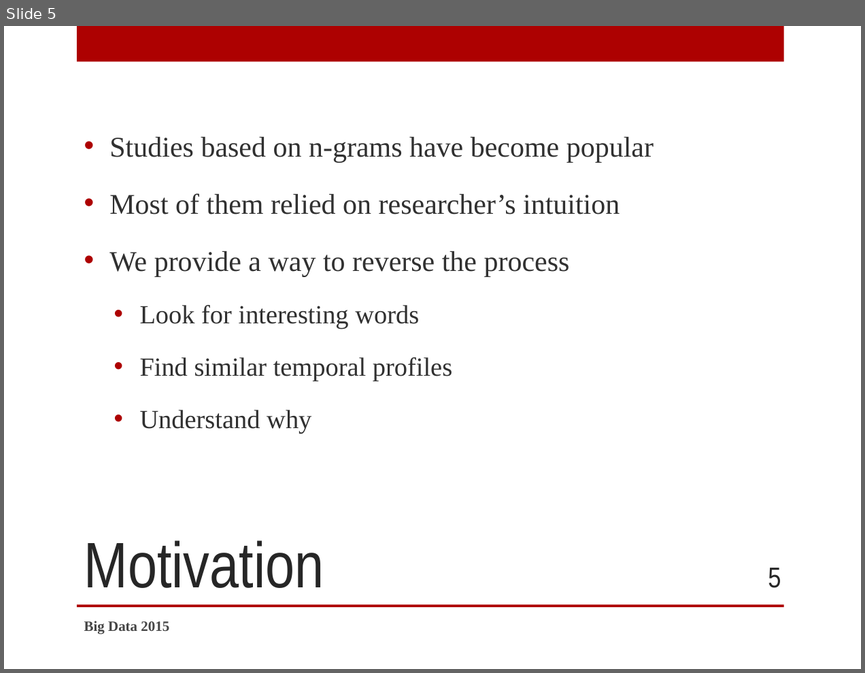
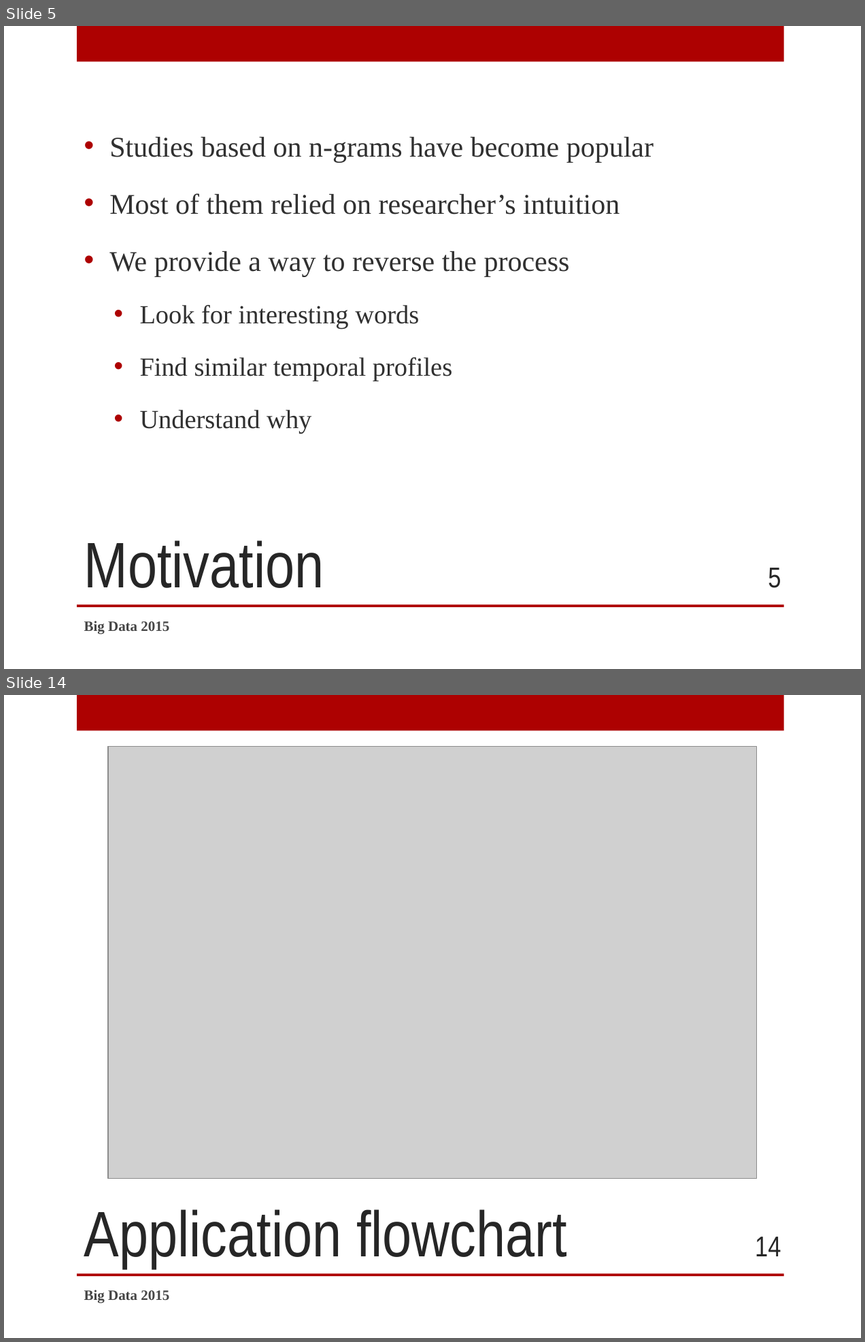
Before and after one commit to SidneyBovet/smargn, a slide deck: presentation/smargn-presentation.pptx. Shown one above the other, each under a label of ours: slide 5 before the commit, slides 5 and 14 after it; the slides between them are not shown. The pictures are 865x673 and 865x1342 pixels, drawn with LibreOffice and Linux fonts; fonts in the diff are those of the drawing; grey boxes stand for pictures; background and template pictures are left out. Boxes give left, top, right and bottom in pixels: in the first picture for what was removed or moved away, otherwise in the second. Text is boxed around its words. In the diff, an @@ line names an element or a change of style, - is before the commit and + after.

```diff
--- a/presentation/smargn-presentation.pptx
+++ b/presentation/smargn-presentation.pptx
@@ slide 14 added at box(4, 695, 861, 1338), background picture (left out); not listed: 2 template elements that a slide beside it also shows @@
@@ picture added at box(107, 747, 756, 1178) @@
@@ title added at box(84, 1209, 567, 1268), 54 pt, text #262626 @@
+Application flowchart
@@ page number added at box(755, 1236, 781, 1256), 24 pt, text #262626 @@
+14
@@ text added at box(84, 1289, 169, 1302), 12 pt, text #454545, bold @@
+Big Data 2015
```
Also in this commit, not shown: 1 slide changed, 9 other slides added, 17 other files.
